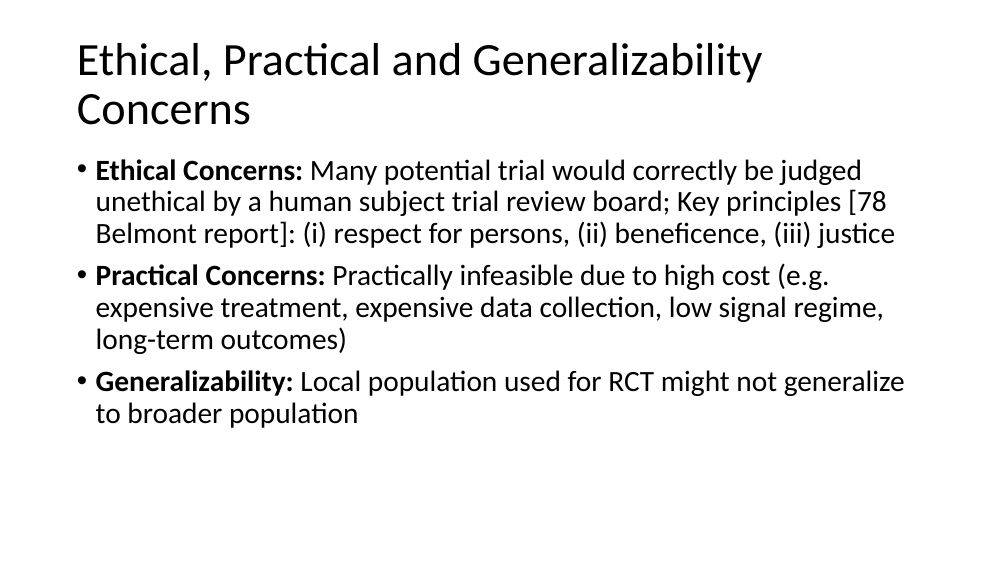
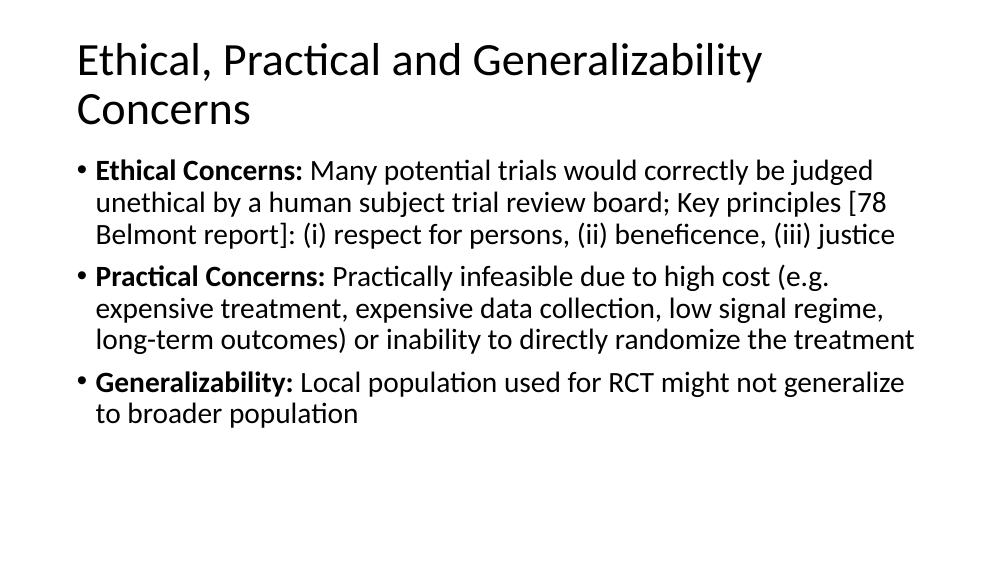
Before and after one commit to stanford-msande228/winter24, a slide deck: slide 20 of assets/presentations/MSANDE228_Lecture2_Causality_via_Experiments.pptx (slide 45 before the commit). Drawn at 1008x567 pixels with LibreOffice and Linux fonts; fonts in the diff are those of the drawing. Boxes give left, top, right and bottom in pixels: in the first picture for what was removed or moved away, otherwise in the second. Text is boxed around its words. In the diff, an @@ line names an element or a change of style, - is before the commit and + after.

Commit message:
update lecture2

```diff
--- a/assets/presentations/MSANDE228_Lecture2_Causality_via_Experiments.pptx
+++ b/assets/presentations/MSANDE228_Lecture2_Causality_via_Experiments.pptx
@@ text at <box>96,159,915,354</box>: text changed @@
-• Ethical Concerns: Many potential trial would correctly be judged unethical by a human subject trial review board; Key principles [78 Belmont report]: (i) respect for persons, (ii) beneficence, (iii) justice
-• Practical Concerns: Practically infeasible due to high cost (e.g. expensive treatment, expensive data collection, low signal regime, long-term outcomes)
+• Ethical Concerns: Many potential trials would correctly be judged unethical by a human subject trial review board; Key principles [78 Belmont report]: (i) respect for persons, (ii) beneficence, (iii) justice
+• Practical Concerns: Practically infeasible due to high cost (e.g. expensive treatment, expensive data collection, low signal regime, long-term outcomes) or inability to directly randomize the treatment
```
Also in this commit, not shown: 3 other slides changed, 1 other file.
